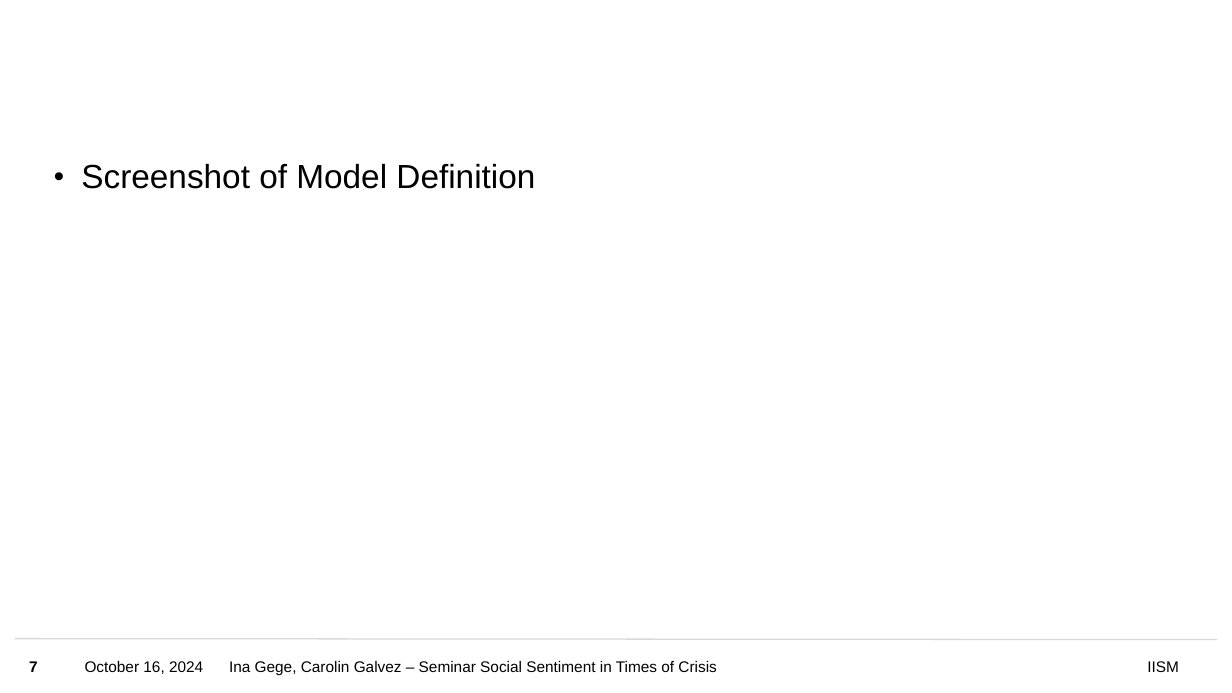
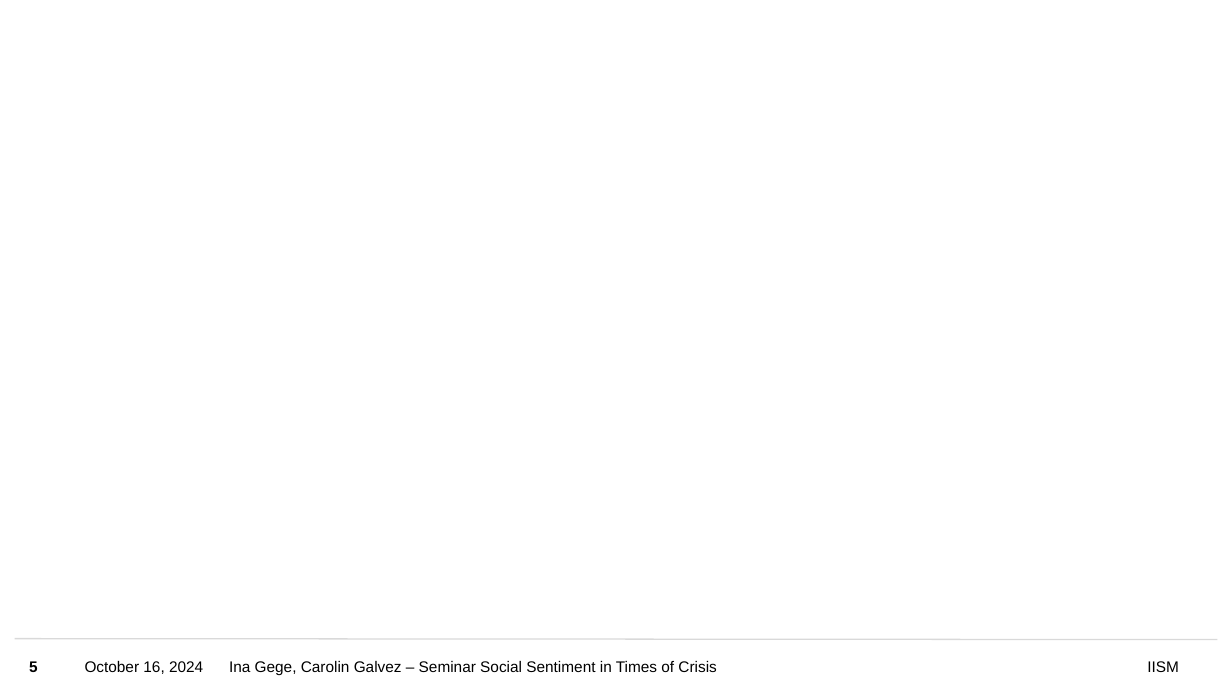
Before and after one commit to inagege/SeminarSocialSentimentInTimesOfCrisis, a slide deck: slide 5 of presentation/interim_presentation.pptx (slide 7 before the commit). Drawn at 1232x693 pixels with LibreOffice and Linux fonts; fonts in the diff are those of the drawing; background and template pictures are left out. Boxes give left, top, right and bottom in pixels: in the first picture for what was removed or moved away, otherwise in the second. Text is boxed around its words. In the diff, an @@ line names an element or a change of style, - is before the commit and + after.

```diff
--- a/presentation/interim_presentation.pptx
+++ b/presentation/interim_presentation.pptx
@@ text removed at (81, 163, 535, 189) @@
-• Screenshot of Model Definition
@@ page number at (29, 661, 38, 672): text changed @@
-7
+5
```
Also in this commit, not shown: 6 other slides changed.
